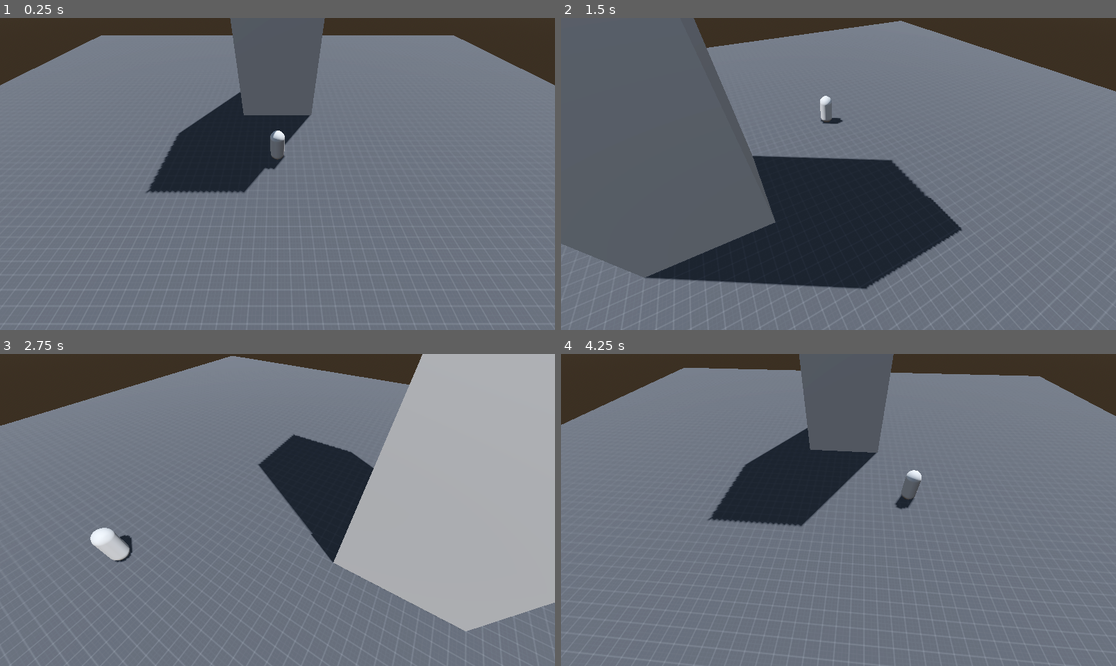
Above: before the commit, frames 1-4 (two rows, left to right).
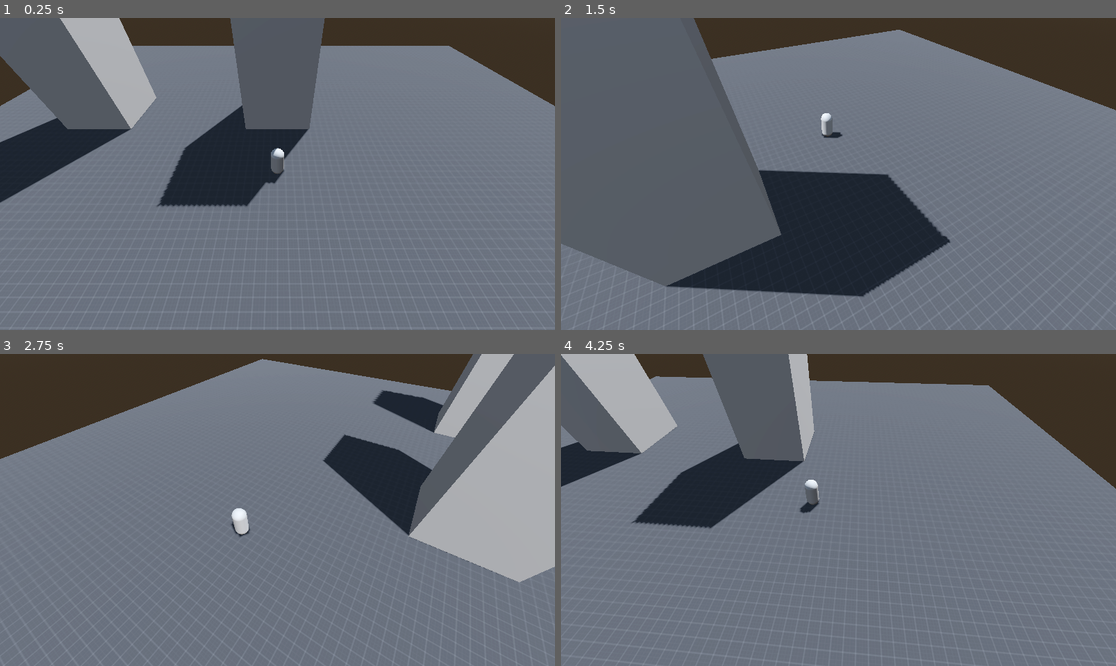
Above: after the commit, the same moments.

Repository: FlapjackPlop/City
Game: Godot game, scene res://Scenes/main.tscn
Same seed, same stepped clock (60 frames per second), same inputs: the game is played once before the commit and once after it. The project has no main scene, so this scene is started directly.
Inputs:
- Up to frame 1 (0.25 s): no input
- Up to frame 2 (1.5 s): tap Enter at 0.5 s; hold D (right) 0.53-1.28 s; hold Left (camera_left) 0.53-1.28 s; hold S (down) from 1.28 s (still down); tap Right (camera_right) at 1.35 s
- Up to frame 3 (2.75 s): release S (down) at 2.03 s; hold D (right) from 2.03 s (still down); hold Left (camera_left) from 2.03 s (still down)
- Up to frame 4 (4.25 s): release D (right) at 2.78 s; release Left (camera_left) at 2.78 s; hold W (up) 2.78-3.53 s; tap Right (camera_right) at 2.85 s; hold A (left) from 3.53 s (still down); hold Left (camera_left) from 3.53 s (still down)

The runs differ from the first frame. In frame 1, 16% of the frame differs, in the area x 0-100%, y 0-100%; in frame 2, 7.7%; in frame 3, 25%; in frame 4, 26%.

Commit message:
Camera movement added

Diff:
--- a/Scenes/main.tscn
+++ b/Scenes/main.tscn
@@ -24,6 +24,15 @@
 [sub_resource type="ConvexPolygonShape3D" id="ConvexPolygonShape3D_4bl67"]
 points = PackedVector3Array(0.331964, 0.722519, 0.109626, -0.387478, -0.60652, -0.0565245, -0.387779, -0.606993, 0.0536 …(915 unchanged characters)…
 
+[sub_resource type="StandardMaterial3D" id="StandardMaterial3D_68mim"]
+shading_mode = 0
+albedo_color = Color(1, 0, 0, 1)
+
+[sub_resource type="CapsuleMesh" id="CapsuleMesh_gf04g"]
+material = SubResource("StandardMaterial3D_68mim")
+radius = 0.03
+height = 63.386
+
 [sub_resource type="StandardMaterial3D" id="StandardMaterial3D_mtgmk"]
 albedo_texture = ExtResource("1_7qdwo")
 uv1_triplanar = true
@@ -48,11 +57,27 @@
 shape = SubResource("ConvexPolygonShape3D_4bl67")
 
 [node name="Camera" type="Node3D" parent="."]
+transform = Transform3D(1, 0, 0, 0, 1, 0, 0, 0, 1, 0, 1.25314, 0)
 script = ExtResource("2_5hqq0")
 
-[node name="Camera" type="Camera3D" parent="Camera"]
+[node name="Camera" type="Node3D" parent="Camera"]
+
+[node name="Camera" type="Camera3D" parent="Camera/Camera"]
 transform = Transform3D(1, 0, 0, 0, 0.669131, 0.743145, 0, -0.743145, 0.669131, 0, 8.766, 8.808)
 current = true
+
+[node name="CameraRay" type="Node3D" parent="Camera"]
+transform = Transform3D(1, 0, 0, 0, 0.738455, 0.674302, 0, -0.674302, 0.738455, 0, 8.766, 11.008)
+
+[node name="CameraRay" type="RayCast3D" parent="Camera/CameraRay"]
+target_position = Vector3(0, 0, -50)
+collision_mask = 3
+debug_shape_custom_color = Color(0.764706, 0.478431, 0.921569, 1)
+
+[node name="RayVisible" type="MeshInstance3D" parent="Camera/CameraRay"]
+transform = Transform3D(1, 0, 0, 0, 0, -1, 0, 1, 0, 0, 0, 0)
+visible = false
+mesh = SubResource("CapsuleMesh_gf04g")
 
 [node name="World" type="Node3D" parent="."]
 
@@ -68,3 +93,8 @@
 transform = Transform3D(1, 0, 0, 0, 1, 0, 0, 0, 1, 0, 0, -7)
 use_collision = true
 size = Vector3(5, 30, 5)
+
+[node name="Building2" type="CSGBox3D" parent="World" groups=["building"]]
+transform = Transform3D(1, 0, 0, 0, 1, 0, 0, 0, 1, -14, 0, -7)
+use_collision = true
+size = Vector3(5, 30, 5)
--- a/Scripts/CameraFollow.gd
+++ b/Scripts/CameraFollow.gd
@@ -1,6 +1,9 @@
 extends Node3D
 
 @onready var player = $"../Player"
+@onready var camera_ray = $CameraRay/CameraRay
+@onready var camera_ray_body = $CameraRay
+@onready var camera = $Camera
 
 var rotation_speed = 3
 
@@ -9,8 +12,9 @@
 func _process(delta):
 	if camera_moving:
 		camera_to_player(delta)
+	rotate_camera(delta)
 
-	if global_position.distance_to(player.global_position) > 10 and !camera_moving:
+	if global_position.distance_to(player.global_position) > 5 and !camera_moving:
 		camera_moving = true
 
 	if Input.is_action_pressed("camera_left"):
@@ -19,6 +23,17 @@
 	if Input.is_action_pressed("camera_right"):
 		rotation.y += rotation_speed * delta
 
+func rotate_camera(delta):
+	camera_ray_body.look_at(player.global_position)
+
+	var body = camera_ray.get_collider()
+
+	if body != null:
+		if body.is_in_group("building"):
+			camera.rotation_degrees.x = lerpf(camera.rotation_degrees.x,-35,0.1)
+		else:
+			camera.rotation_degrees.x = lerpf(camera.rotation_degrees.x,0,0.1)
+
 func camera_to_player(delta):
 	global_position = lerp(global_position, player.global_position, 2 * delta)
 
Not shown: 1 places in Scenes/main.tscn that only renumber resources
